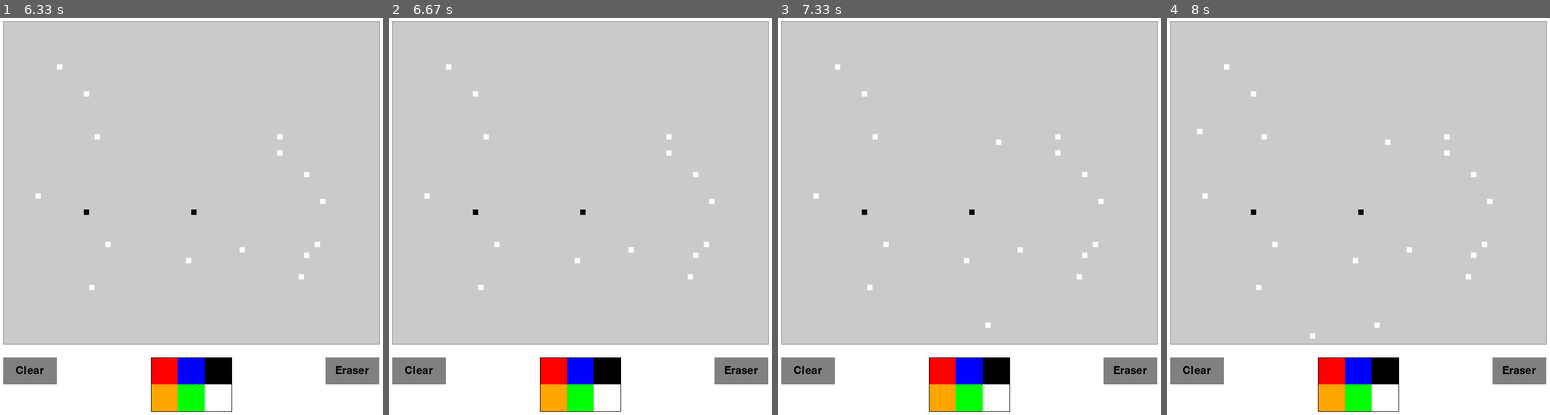
Above: before the commit, frames 1-4 (left to right).
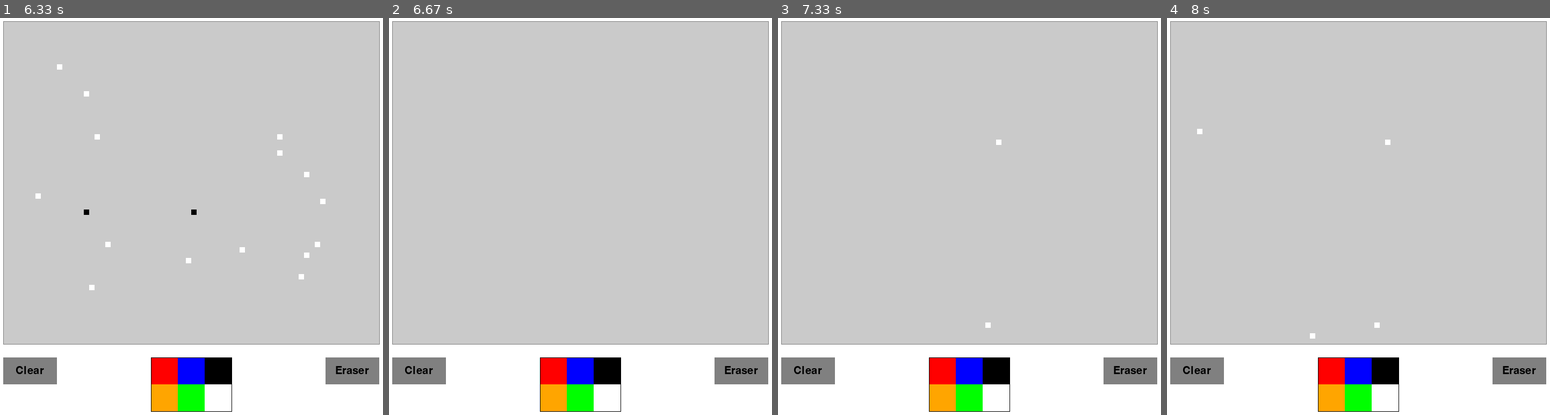
Above: after the commit, the same moments.

Repository: jackgpalfrey/PygameDrawingProgram
Game: pygame game, started from main.py
Same seed, same stepped clock (60 frames per second), same inputs: the game is played once before the commit and once after it.
Inputs (mouse positions are in pixels of both pictures, inside the frame that each line leads up to):
- Up to frame 1 (6.33 s): click (191, 208) at 0.38 s; click (88, 212) at 0.72 s; click (218, 399) at 1.05 s; click (241, 248) at 1.38 s; click (38, 196) at 1.72 s; click (191, 264) at 2.05 s; click (302, 276) at 2.38 s; click (302, 172) at 2.72 s; click (325, 200) at 3.05 s; click (283, 133) at 3.38 s; click (61, 65) at 3.72 s; click (88, 283) at 4.05 s; click (95, 133) at 4.38 s; click (306, 256) at 4.72 s; click (279, 152) at 5.05 s; click (107, 244) at 5.38 s; click (88, 97) at 5.72 s; click (314, 244) at 6.05 s
- Up to frame 2 (6.67 s): click (431, 359) at 6.38 s
- Up to frame 3 (7.33 s): click (1000, 141) at 6.72 s; click (988, 323) at 7.05 s
- Up to frame 4 (8 s): click (1201, 133) at 7.38 s; click (1312, 335) at 7.72 s

Frame 1 is identical in both runs. In frame 2, 0.3% of the frame differs, in the area x 9-85%, y 11-69%; in frame 3, 0.3%; in frame 4, 0.3%.

Commit message:
Fixed Clear Button

Diff:
--- a/main.py
+++ b/main.py
@@ -40,7 +40,7 @@
         self.baseColor = Color.LIGHT_GREY # Color all pixels will start as
 
 
-        self.pixelGrid = self.createPixelGrid(self.width,self.height,self.xDensity,self.yDensity)
+        self.createPixelGrid(self.width,self.height,self.xDensity,self.yDensity)
 
     def createPixelGrid(self,surfaceWidth,surfaceHeight,xPixelDensity,yPixelDensity):
         """ Creates the array data structure for the Drawing Surface
@@ -67,6 +67,9 @@
             pixelGrid.append([])
             for pixel in range(yPixelDensity):
                 pixelGrid[row].append(self.baseColor)
+
+
+        self.pixelGrid = pixelGrid
 
         return pixelGrid
 
